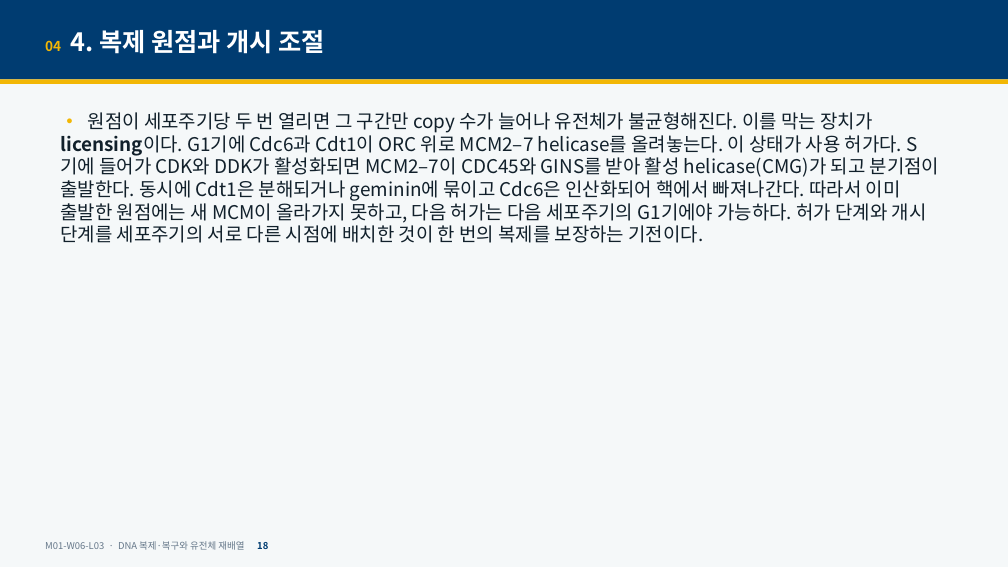
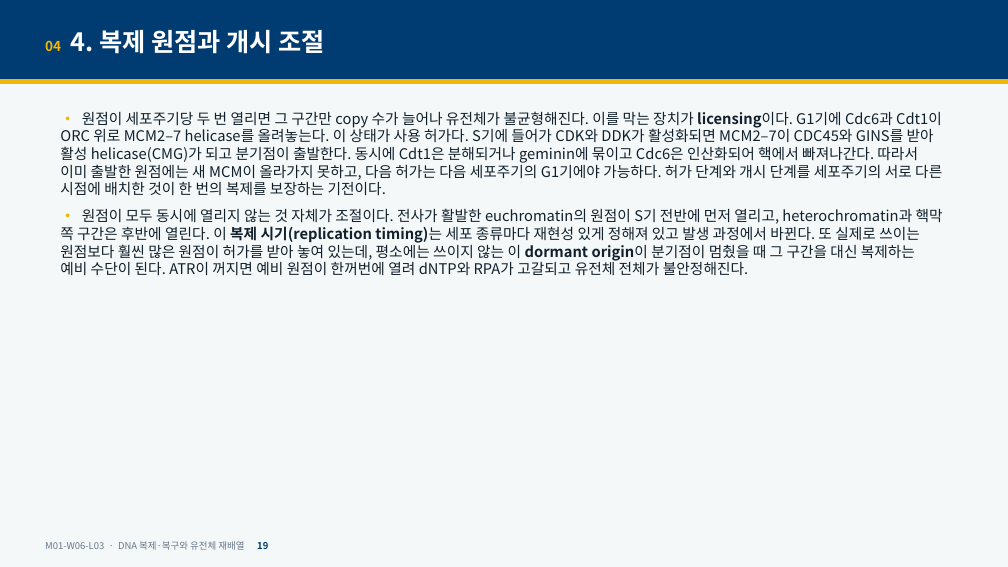
Before and after one commit to hoperiasd2/hoperiasd2.github.io, a slide deck: slide 19 of curriculum/M01/W06/L03/slides.pptx (slide 18 before the commit). Drawn at 1008x567 pixels with LibreOffice and Linux fonts; fonts in the diff are those of the drawing. Boxes give left, top, right and bottom in pixels: in the first picture for what was removed or moved away, otherwise in the second. Text is boxed around its words. In the diff, an @@ line names an element or a change of style, - is before the commit and + after.

```diff
--- a/curriculum/M01/W06/L03/slides.pptx
+++ b/curriculum/M01/W06/L03/slides.pptx
@@ text at (60,112,942,195): size 18 to 14 pt in "• 원점이 세포주기당 두 번 열리면 그 ..." @@
@@ text at (60,208,943,275): paragraph added @@
+• 원점이 모두 동시에 열리지 않는 것 자체가 조절이다. 전사가 활발한 euchromatin의 원점이 S기 전반에 먼저 열리고, heterochromatin과 핵막 쪽 구간은 후반에 열린다. 이 복제 시기(replication timing)는 세포 종류마다 재현성 있게 정해져 있고 발생 과정에서 바뀐다. 또 실제로 쓰이는 원점보다 훨씬 많은 원점이 허가를 받아 놓여 있는데, 평소에는 쓰이지 않는 이 dormant origin이 분기점이 멈췄을 때 그 구간을 대신 복제하는 예비 수단이 된다. ATR이 꺼지면 예비 원점이 한꺼번에 열려 dNTP와 RPA가 고갈되고 유전체 전체가 불안정해진다.
```
Also in this commit, not shown: 40 other slides changed, 11 slides added, 5 other files.
